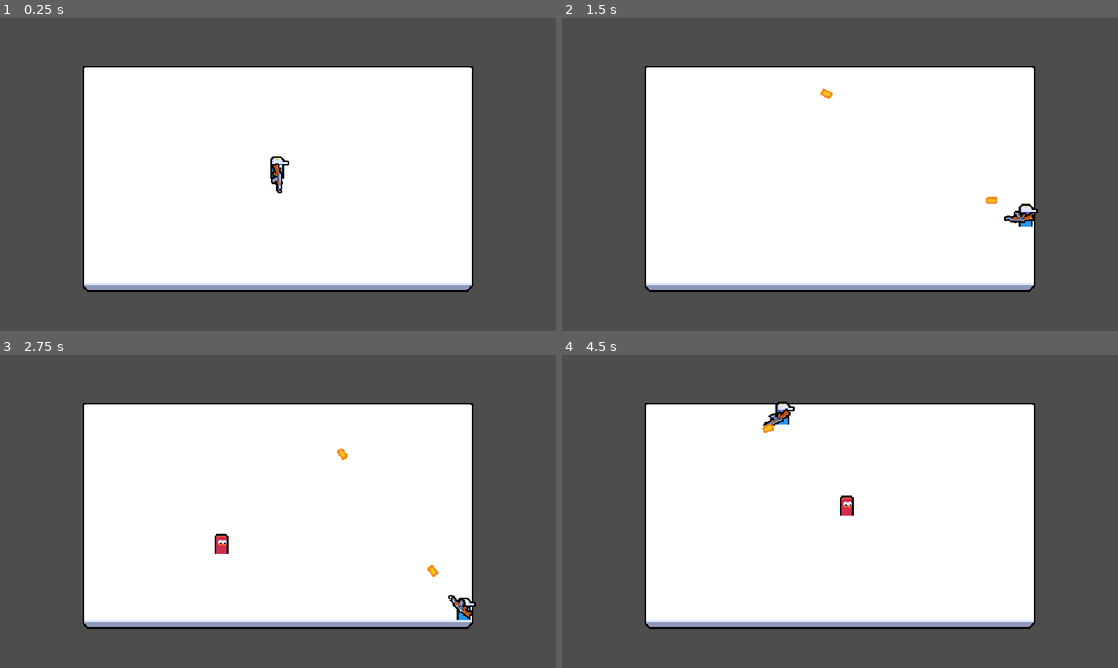
Above: before the commit, frames 1-4 (two rows, left to right).
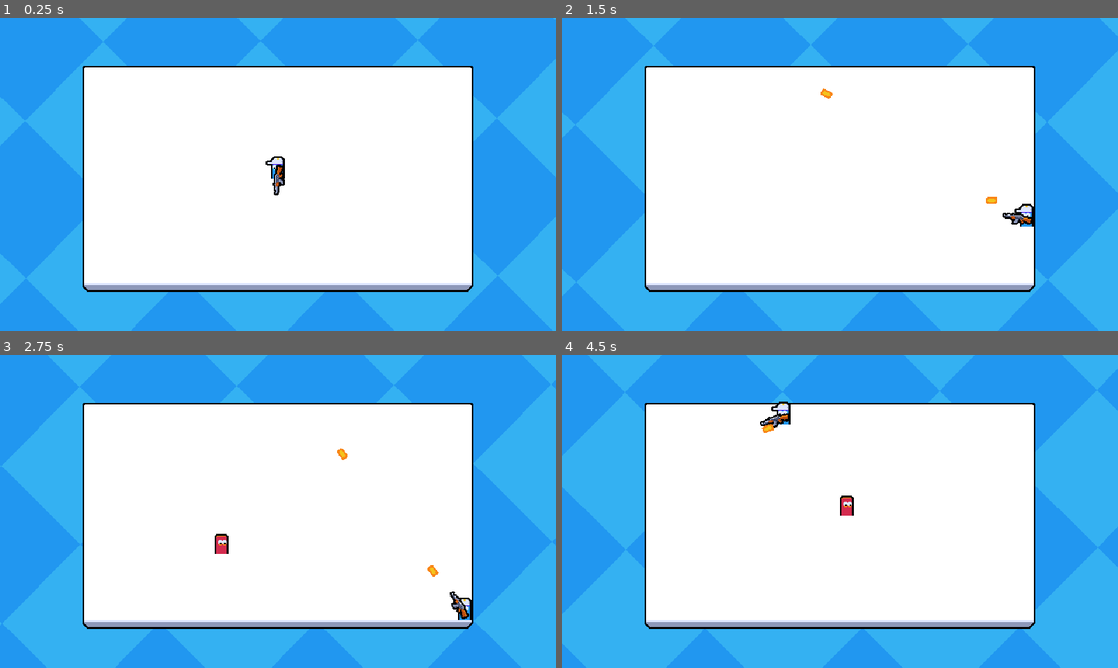
Above: after the commit, the same moments.

Repository: usergaia/top-down-shooter
Game: Godot game, scene res://main.tscn
Two runs of this game, one before a commit and one after it. Both use one fixed random seed, a clock stepped at 60 frames per second and the inputs below. This scene is started directly instead of the project's main scene.
Inputs (mouse positions are in pixels of both pictures, inside the frame that each line leads up to):
- Up to frame 1 (0.25 s): no input
- Up to frame 2 (1.5 s): move the mouse to (962, 158) at 0.52 s; press the mouse at (962, 158) at 0.53 s; hold D (move_right) 0.53-1.28 s; move the mouse to (728, 190) at 1.27 s; release the mouse at (728, 190) at 1.28 s; hold S (move_down) from 1.28 s (still down); click (728, 190) at 1.35 s
- Up to frame 3 (2.75 s): move the mouse to (333, 442) at 2.02 s; release S (move_down) at 2.03 s; press the mouse at (333, 442) at 2.03 s; hold D (move_right) from 2.03 s (still down)
- Up to frame 4 (4.5 s): move the mouse to (812, 574) at 2.77 s; release D (move_right) at 2.78 s; release the mouse at (812, 574) at 2.78 s; hold W (move_up) 2.78-3.53 s; click (812, 574) at 2.85 s; move the mouse to (1006, 558) at 3.52 s; press the mouse at (1006, 558) at 3.53 s; hold A (move_left) from 3.53 s (still down); move the mouse to (673, 464) at 4.27 s; release the mouse at (673, 464) at 4.28 s; click (673, 464) at 4.35 s

The runs differ from the first frame. In frame 1, 49% of the frame differs, in the area x 0-100%, y 0-100%; in frame 2, 49%; in frame 3, 49%; in frame 4, 49%.

Commit message:
feat: Add YSort rendering, rescale players per air vector, add background

Diff:
--- /dev/null
+++ b/Autoloads/background.tscn
@@ -0,0 +1,17 @@
+[gd_scene format=3 uid="uid://c2od8kdsmtg6e"]
+
+[ext_resource type="Shader" uid="uid://iq0j8xm5rwgo" path="res://Resources/Shader/background.gdshader" id="1_ircje"]
+[ext_resource type="Texture2D" uid="uid://cflppj6vtfvwp" path="res://Assets/background.png" id="2_2j4jl"]
+
+[sub_resource type="ShaderMaterial" id="ShaderMaterial_h8rmy"]
+shader = ExtResource("1_ircje")
+
+[node name="Background" type="Sprite2D" unique_id=1172875056]
+texture_repeat = 2
+material = SubResource("ShaderMaterial_h8rmy")
+position = Vector2(337, 116)
+rotation = -0.7907457
+texture = ExtResource("2_2j4jl")
+region_enabled = true
+region_rect = Rect2(0, 0, 1200, 1200)
+metadata/_edit_lock_ = true
--- a/Entities/Player/player.gd
+++ b/Entities/Player/player.gd
@@ -2,9 +2,10 @@
 extends CharacterBody2D
 
 @onready var player_input_synchronizer_component: PlayerInputSynchronizerComponent = $PlayerInputSynchronizerComponent
-@onready var weapon_root: Node2D = $WeaponRoot
+@onready var weapon_root: Node2D = $Visuals/WeaponRoot
 @onready var fire_rate_timer: Timer = $FireRateTimer
 @onready var health_component: HealthComponent = $HealthComponent
+@onready var visuals: Node2D = $Visuals
 
 var bullet_scene: PackedScene = preload("uid://0aqqgp0vrrdj")
 var input_player_authority: int
@@ -17,15 +18,19 @@
 	health_component.died.connect(_on_died)
 
 func _process(_delta: float) -> void:
-	# a specific player's weapon position pointing + mouse position
-	var aim_position = weapon_root.global_position + player_input_synchronizer_component.aim_vector
-	weapon_root.look_at(aim_position)
-
+	update_aim_position()
 	if is_multiplayer_authority():
 		velocity = player_input_synchronizer_component.movement_vector*SPEED
 		move_and_slide()
 		if player_input_synchronizer_component.is_attack_pressed:
 			try_create_bullet()
+
+func update_aim_position():
+	# a specific player's weapon position pointing + mouse position
+	var aim_vector = player_input_synchronizer_component.aim_vector
+	var aim_position = weapon_root.global_position + aim_vector
+	visuals.scale = Vector2.ONE if aim_vector.x >= 0 else Vector2(-1,1)
+	weapon_root.look_at(aim_position)
 
 func try_create_bullet():
 	if !fire_rate_timer.is_stopped():
--- a/Entities/Player/player.tscn
+++ b/Entities/Player/player.tscn
@@ -26,7 +26,7 @@
 max_health = 5
 
 [node name="PlayerInputSynchronizerComponent" parent="." unique_id=1919296244 node_paths=PackedStringArray("aim_root") instance=ExtResource("2_3uyv8")]
-aim_root = NodePath("../WeaponRoot")
+aim_root = NodePath("../Visuals/WeaponRoot")
 
 [node name="MultiplayerSynchronizer" type="MultiplayerSynchronizer" parent="." unique_id=1076073831]
 replication_config = SubResource("SceneReplicationConfig_3uyv8")
@@ -35,19 +35,21 @@
 wait_time = 0.25
 one_shot = true
 
-[node name="Sprite2D" type="Sprite2D" parent="." unique_id=1225682613]
+[node name="Visuals" type="Node2D" parent="." unique_id=1360260059]
+
+[node name="Sprite2D" type="Sprite2D" parent="Visuals" unique_id=1225682613]
 texture = ExtResource("2_lu8i8")
 centered = false
-offset = Vector2(-9, -26)
+offset = Vector2(-8, -26)
 
-[node name="WeaponRoot" type="Node2D" parent="." unique_id=259143248]
+[node name="WeaponRoot" type="Node2D" parent="Visuals" unique_id=259143248]
 position = Vector2(0, -9)
 
-[node name="Sprite2D" type="Sprite2D" parent="WeaponRoot" unique_id=921644398]
+[node name="Sprite2D" type="Sprite2D" parent="Visuals/WeaponRoot" unique_id=921644398]
 position = Vector2(6, 0)
 texture = ExtResource("3_tekja")
 centered = false
-offset = Vector2(-15, -6)
+offset = Vector2(-13, -6)
 
 [node name="CollisionShape2D" type="CollisionShape2D" parent="." unique_id=663649015]
 visible = false
@@ -55,6 +57,7 @@
 shape = SubResource("CircleShape2D_ix6vc")
 
 [node name="HurtboxComponent2" parent="." unique_id=577249865 node_paths=PackedStringArray("health_component") instance=ExtResource("6_4wf4l")]
+visible = false
 collision_mask = 4
 health_component = NodePath("../HealthComponent")
 
--- /dev/null
+++ b/Resources/Shader/background.gdshader
@@ -0,0 +1,6 @@
+shader_type canvas_item;
+
+void fragment(){
+	vec4 color = texture(TEXTURE, UV + vec2(.04 * TIME, .02 * TIME));
+	COLOR = color;
+}
--- a/main.tscn
+++ b/main.tscn
@@ -14,12 +14,12 @@
 script = ExtResource("1_ig7tw")
 
 [node name="EnemyManager" parent="." unique_id=308494588 node_paths=PackedStringArray("enemy_spawn_root", "spawn_rect") instance=ExtResource("2_h2yge")]
-enemy_spawn_root = NodePath("..")
+enemy_spawn_root = NodePath("../YSortRoot")
 spawn_rect = NodePath("../SpawnRect")
 
 [node name="MultiplayerSpawner" type="MultiplayerSpawner" parent="." unique_id=251415783]
 _spawnable_scenes = PackedStringArray("uid://0aqqgp0vrrdj", "uid://clxyab02sbitr")
-spawn_path = NodePath("..")
+spawn_path = NodePath("../YSortRoot")
 
 [node name="PlayerSpawnPosition" type="Marker2D" parent="." unique_id=1486322172]
 position = Vector2(320, 185)
@@ -73,3 +73,7 @@
 [node name="CollisionShape2D" type="CollisionShape2D" parent="StaticBodies/StaticBody2D4" unique_id=1981944032]
 shape = SubResource("RectangleShape2D_1bvp3")
 metadata/_edit_lock_ = true
+
+[node name="YSortRoot" type="Node2D" parent="." unique_id=422203417]
+y_sort_enabled = true
+metadata/_edit_lock_ = true
--- a/project.godot
+++ b/project.godot
@@ -19,6 +19,7 @@
 [autoload]
 
 GameEvents="*uid://bg7vxvifxuimr"
+Background="*uid://c2od8kdsmtg6e"
 
 [display]
 
Binary file added: Assets/background.png
Not shown, added: Assets/background.png.import
Not shown, added: Resources/Shader/background.gdshader.uid
